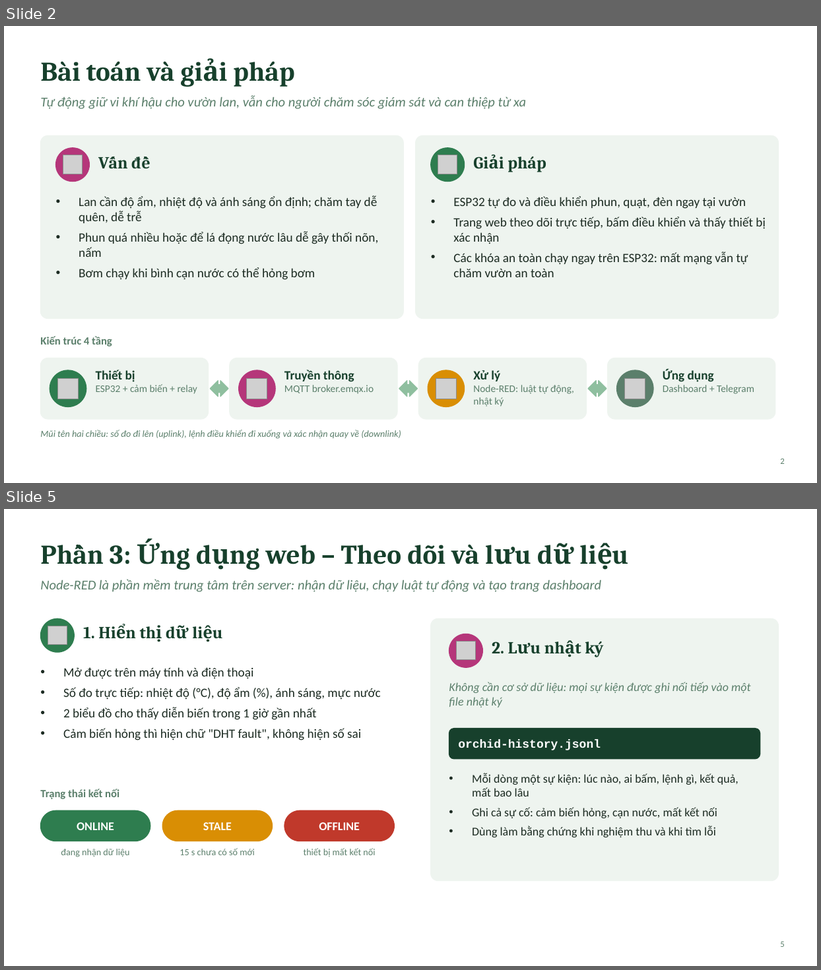
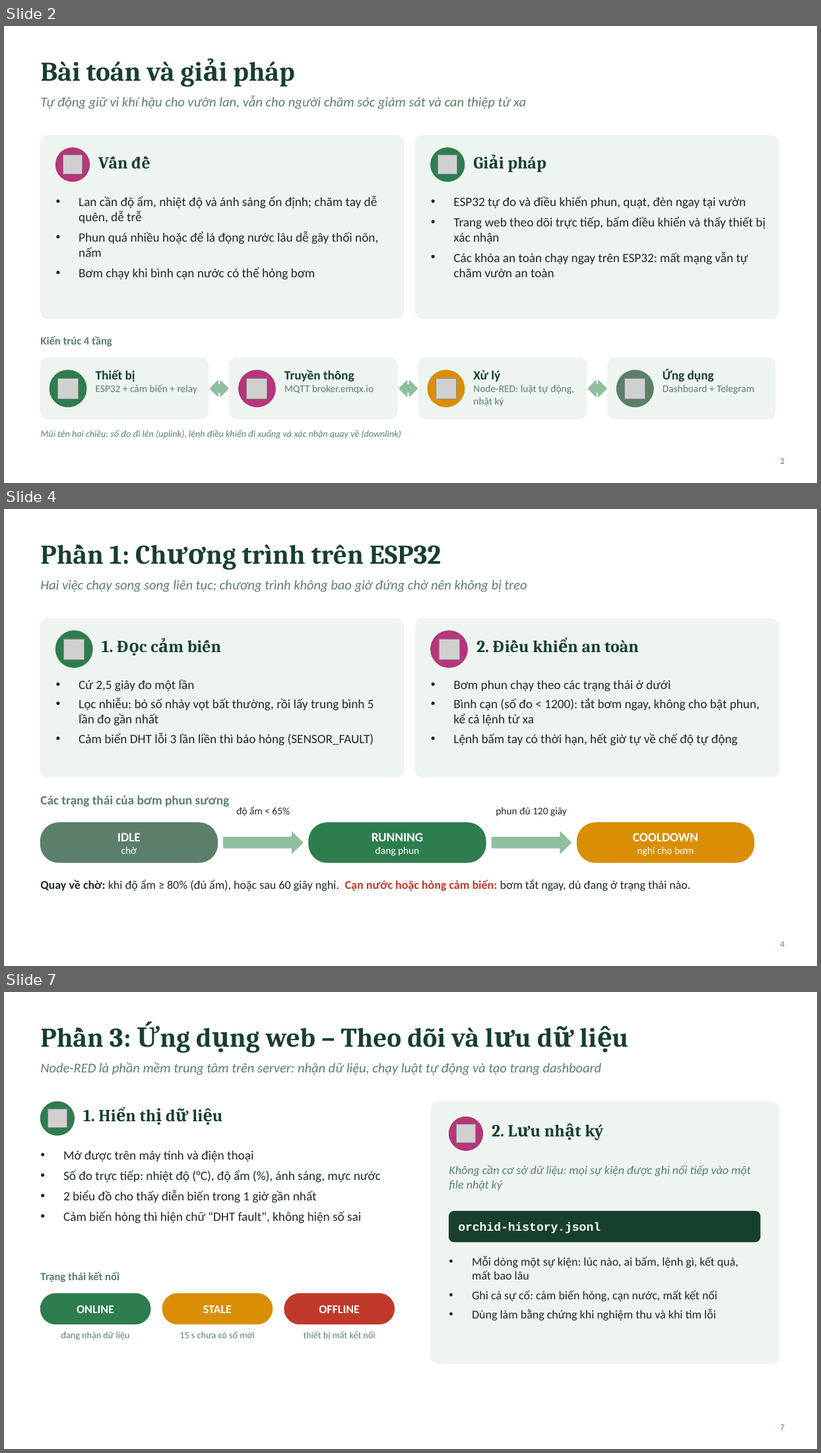
Before and after one commit to Khoa-Tr/orhid-software, a slide deck: docs/kien-truc-he-thong.pptx. Shown one above the other, each under a label of ours: slides 2 and 5 before the commit, slides 2, 4 and 7 after it; the slides between them are not shown. The pictures are 821x970 and 821x1453 pixels, drawn with LibreOffice and Linux fonts; fonts in the diff are those of the drawing; grey boxes stand for pictures. Boxes give left, top, right and bottom in pixels: in the first picture for what was removed or moved away, otherwise in the second. Text is boxed around its words. In the diff, an @@ line names an element or a change of style, - is before the commit and + after.

```diff
--- a/docs/kien-truc-he-thong.pptx
+++ b/docs/kien-truc-he-thong.pptx
@@ slide 4 added at bbox=[4, 509, 817, 966], background #FFFFFF @@
@@ title added at bbox=[110, 545, 441, 564], 32 pt, text #17402C, bold @@
+Phần 1: Chương trình trên ESP32
@@ text added at bbox=[40, 580, 527, 592], 16 pt, text #5B7F6B, italic @@
+Hai việc chạy song song liên tục; chương trình không bao giờ đứng chờ nên không bị treo
@@ rounded rectangle added at bbox=[40, 619, 403, 778], fill #EEF4EF, outline #EEF4EF 1 pt @@
@@ rounded rectangle added at bbox=[416, 619, 779, 778], fill #EEF4EF, outline #EEF4EF 1 pt @@
@@ ellipse added at bbox=[56, 631, 92, 667], fill #2E7D4F, outline #2E7D4F 1 pt @@
@@ picture added at bbox=[64, 639, 85, 659] @@
@@ text added at bbox=[102, 641, 114, 652], 20 pt, text #17402C, bold @@
+1. Đọc cảm biến
@@ ellipse added at bbox=[431, 631, 467, 667], fill #B5367A, outline #B5367A 1 pt @@
@@ picture added at bbox=[439, 639, 459, 659] @@
@@ text added at bbox=[477, 640, 639, 652], 20 pt, text #17402C, bold @@
+2. Điều khiển an toàn
@@ text added at bbox=[79, 679, 374, 746], 15 pt, text #1C2B22 @@
+• Cứ 2,5 giây đo một lần
+• Lọc nhiễu: bỏ số nhảy vọt bất thường, rồi lấy trung bình 5 lần đo gần nhất
+• Cảm biến DHT lỗi 3 lần liền thì báo hỏng (SENSOR_FAULT)
@@ text added at bbox=[453, 680, 760, 746], 15 pt, text #1C2B22 @@
+• Bơm phun chạy theo các trạng thái ở dưới
+• Bình cạn (số đo < 1200): tắt bơm ngay, không cho bật phun, kể cả lệnh từ xa
+• Lệnh bấm tay có thời hạn, hết giờ tự về chế độ tự động
@@ text added at bbox=[40, 795, 230, 807], 15 pt, text #5B7F6B, bold @@
+Các trạng thái của bơm phun sương
@@ rounded rectangle added at bbox=[40, 823, 217, 863], fill #5B7F6B, outline #5B7F6B 1 pt @@
@@ text added at bbox=[236, 807, 290, 817], 12 pt, text #1C2B22 @@
+độ ẩm < 65%
@@ rounded rectangle added at bbox=[309, 823, 486, 863], fill #2E7D4F, outline #2E7D4F 1 pt @@
@@ text added at bbox=[496, 807, 567, 817], 12 pt, text #1C2B22 @@
+phun đủ 120 giây
@@ rounded rectangle added at bbox=[578, 823, 754, 863], fill #D98E04, outline #D98E04 1 pt @@
@@ text added at bbox=[118, 833, 141, 854], 15 pt, text #FFFFFF, bold @@
+IDLE
+chờ
@@ right arrow added at bbox=[224, 832, 303, 854], fill #8FBF9F, outline #8FBF9F 1 pt @@
@@ text added at bbox=[372, 833, 423, 856], 12 pt, text #FFFFFF @@
+RUNNING
+đang phun
@@ right arrow added at bbox=[492, 832, 572, 854], fill #8FBF9F, outline #8FBF9F 1 pt @@
@@ text added at bbox=[633, 833, 698, 856], 12 pt, text #FFFFFF @@
+COOLDOWN
+nghỉ cho bơm
@@ text added at bbox=[40, 880, 690, 891], 14 pt, text #1C2B22 @@
+Quay về chờ: khi độ ẩm ≥ 80% (đủ ẩm), hoặc sau 60 giây nghỉ. Cạn nước hoặc hỏng cảm biến: bơm tắt ngay, dù đang ở trạng thái nào.
@@ page number added at bbox=[780, 942, 784, 947], 10 pt, text #5B7F6B @@
+4
@@ what was slide 5 is now slide 7 @@
@@ page number at bbox=[780, 1425, 784, 1430]: text changed @@
-5
+7
```
Also in this commit, not shown: 2 slides changed, 1 other slide added.
